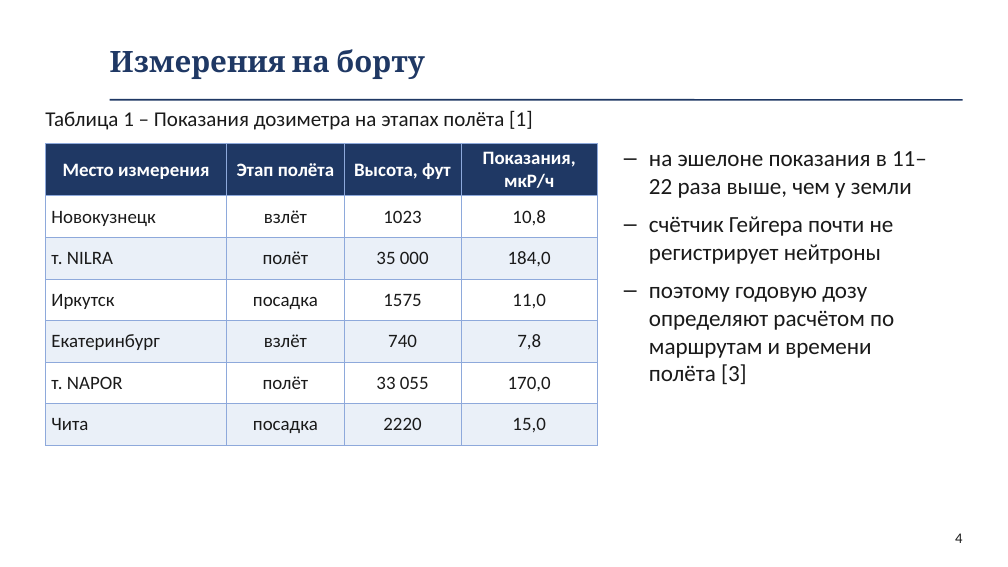
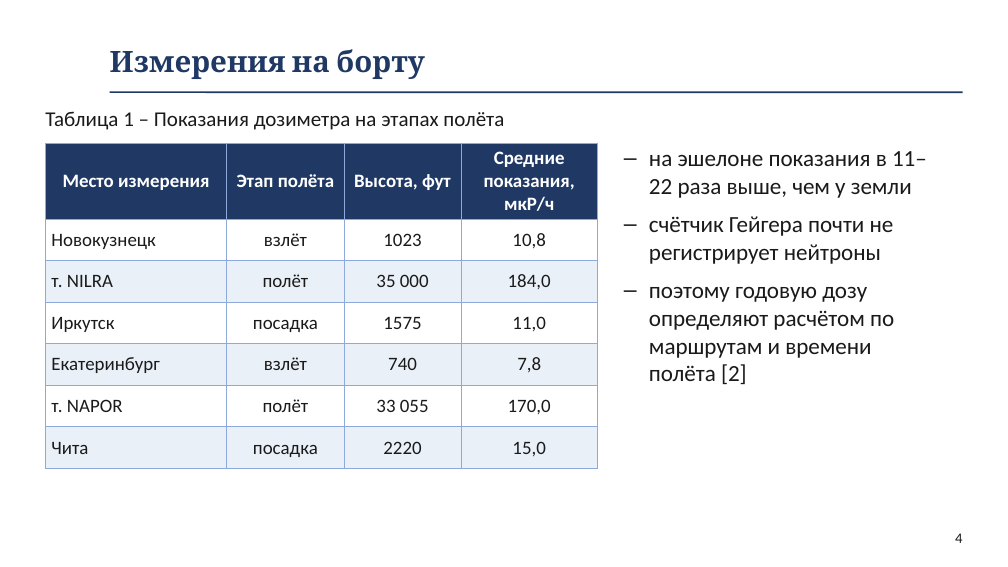
Before and after one commit to fintipluh1/rexy, a slide deck: slide 4 of Доклад_красивый.pptx. Drawn at 1008x567 pixels with LibreOffice and Linux fonts; fonts in the diff are those of the drawing; background and template pictures are left out. Boxes give left, top, right and bottom in pixels: in the first picture for what was removed or moved away, otherwise in the second. Text is boxed around its words. In the diff, an @@ line names an element or a change of style, - is before the commit and + after.

```diff
--- a/Доклад_красивый.pptx
+++ b/Доклад_красивый.pptx
@@ text at (45, 111, 504, 130): text changed @@
-Таблица 1 – Показания дозиметра на этапах полёта [1]
+Таблица 1 – Показания дозиметра на этапах полёта
@@ line moved from (110, 100) - (963, 100) to (110, 92) - (963, 92) @@
@@ table at (45, 144, 597, 461) @@
-row 1, column 4: Показания, мкР/ч
+row 1, column 4: Средние показания, мкР/ч
@@ text at (649, 286, 894, 384): text changed @@
-– поэтому годовую дозу определяют расчётом по маршрутам и времени полёта [3]
+– поэтому годовую дозу определяют расчётом по маршрутам и времени полёта [2]
```
Also in this commit, not shown: 13 other slides changed, 3 other files.
